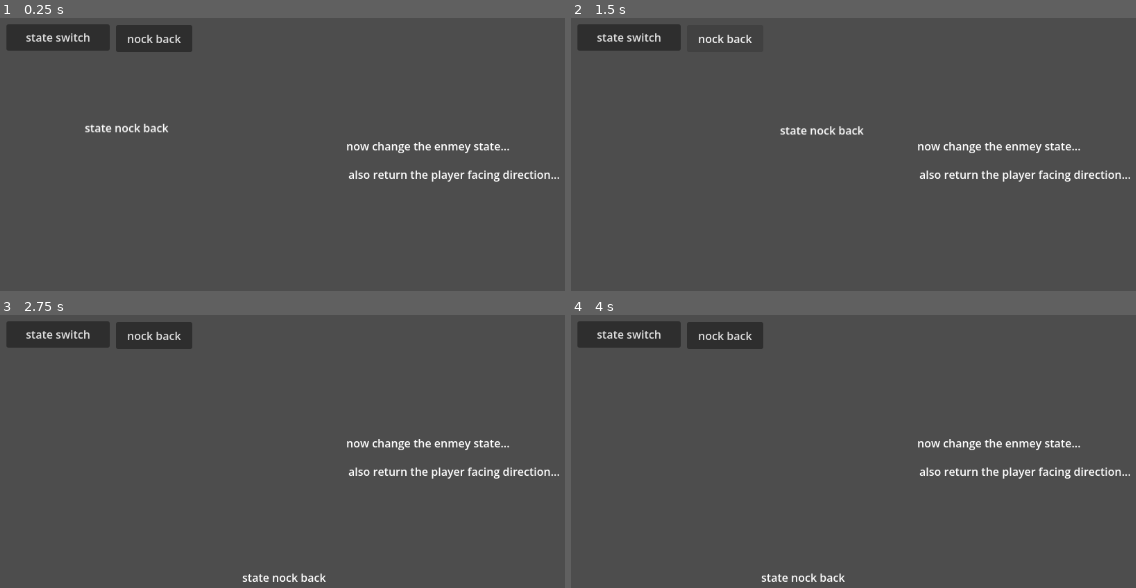
Above: before the commit, frames 1-4 (two rows, left to right).
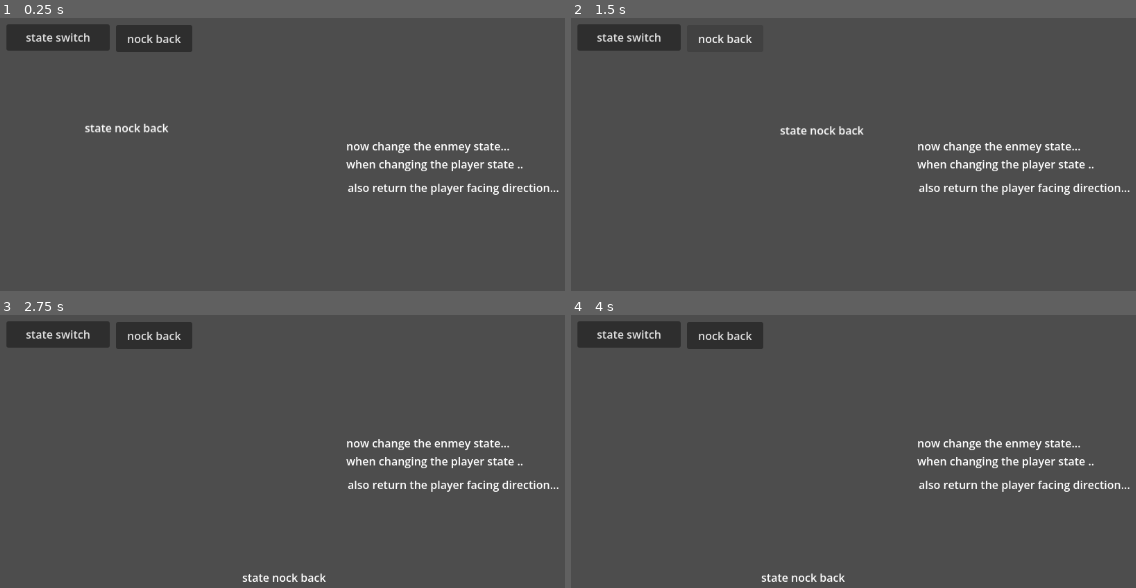
Above: after the commit, the same moments.

Repository: Layinginabliss/Metroidvania-game-jam-nov-2026
Game: Godot game, scene res://combine/combined.tscn
Same seed, same stepped clock (60 frames per second), same inputs: the game is played once before the commit and once after it. The project has no main scene, so this scene is started directly. The engine's default icon, where the game draws it, is replaced by a stand-in: a white triangle on a blue panel in a dark square.
Inputs (mouse positions are in pixels of both pictures, inside the frame that each line leads up to):
- Up to frame 1 (0.25 s): no input
- Up to frame 2 (1.5 s): tap Enter (ui_accept) at 0.5, 0.77 s; move the mouse to (outside the picture) at 0.52 s; hold D (right) 0.53-1.25 s; click (outside the picture) at 0.6 s; click "nock back" at 1.25 s
- Up to frame 3 (2.75 s): move the mouse to (237, 549) at 2.02 s; hold D (right) from 2.03 s (still down); right-click (237, 549) at 2.1 s; tap W (up) at 2.27 s
- Up to frame 4 (4 s): move the mouse to (1045, 429) at 2.77 s; release D (right) at 2.78 s; hold A (left) 2.78-3.53 s; tap V (drag_enemy) at 2.85 s; move the mouse to (outside the picture) at 3.52 s; hold D (right) from 3.53 s (still down); tap R (enemy_attack) at 3.6 s; tap W (up) at 3.77 s

The runs differ from the first frame. In frame 1, 1.7% of the frame differs, in the area x 61-99%, y 52-65%; in frame 2, 1.7%; in frame 3, 1.7%; in frame 4, 1.7%.

Commit message:
.
.

Diff:
--- a/combine/combined.tscn
+++ b/combine/combined.tscn
@@ -384,13 +384,14 @@
 offset_top = 189.0
 offset_right = 815.0
 offset_bottom = 212.0
-text = "now change the enmey state..."
+text = "now change the enmey state...
+when changing the player state .."
 
 [node name="Label2" type="Label" parent="." unique_id=561645639]
-offset_left = 508.0
-offset_top = 230.0
-offset_right = 818.0
-offset_bottom = 253.0
+offset_left = 507.0
+offset_top = 249.0
+offset_right = 817.0
+offset_bottom = 272.0
 text = "also return the player facing direction..."
 
 [node name="Label3" type="Label" parent="." unique_id=2138402415]
